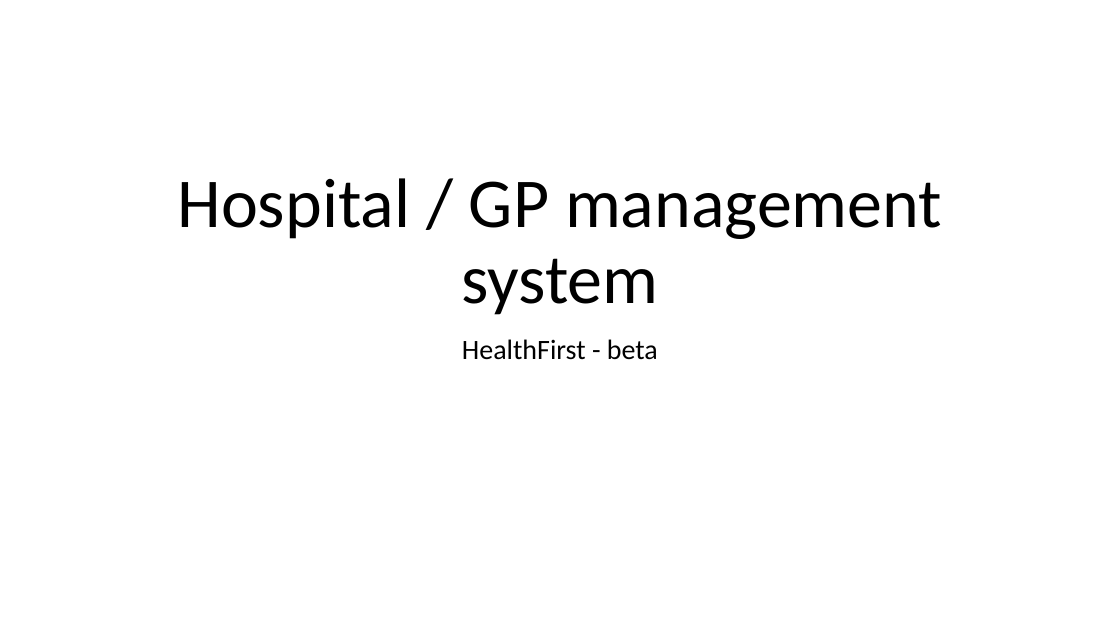
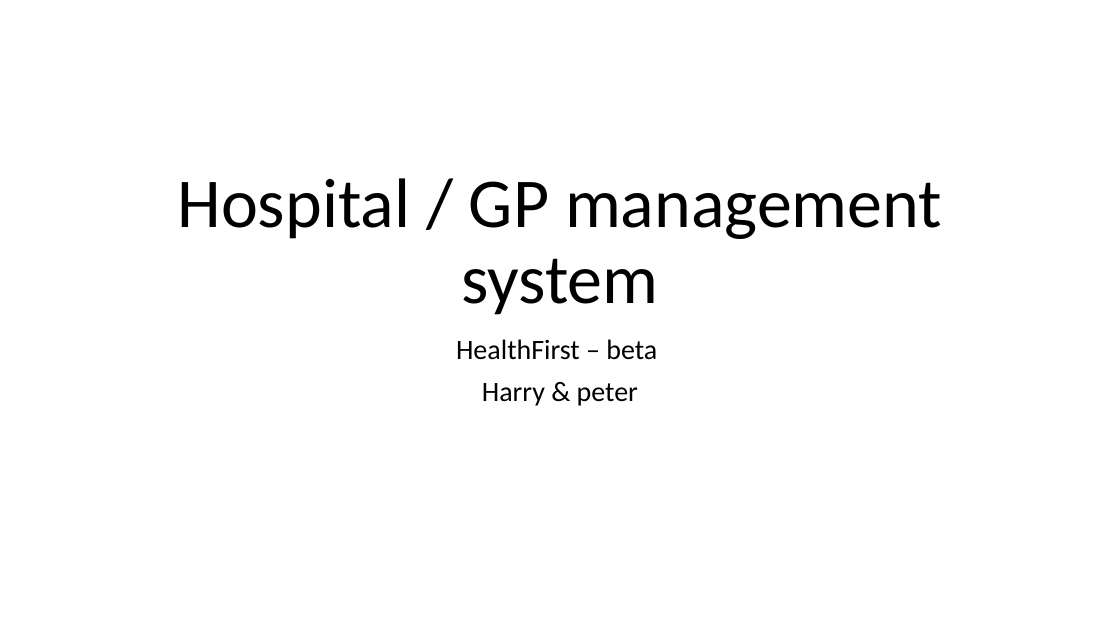
Before and after one commit to petrusfourie/health_first, a slide deck: slide 1 of Hospital_Management_Project.pptx. Drawn at 1120x630 pixels with LibreOffice and Linux fonts; fonts in the diff are those of the drawing. Boxes give left, top, right and bottom in pixels: in the first picture for what was removed or moved away, otherwise in the second. Text is boxed around its words. In the diff, an @@ line names an element or a change of style, - is before the commit and + after.

Commit message:
updated ppt

```diff
--- a/Hospital_Management_Project.pptx
+++ b/Hospital_Management_Project.pptx
@@ subtitle at box(456, 339, 657, 406): text changed @@
-HealthFirst - beta
+HealthFirst – beta
+Harry & peter
```
